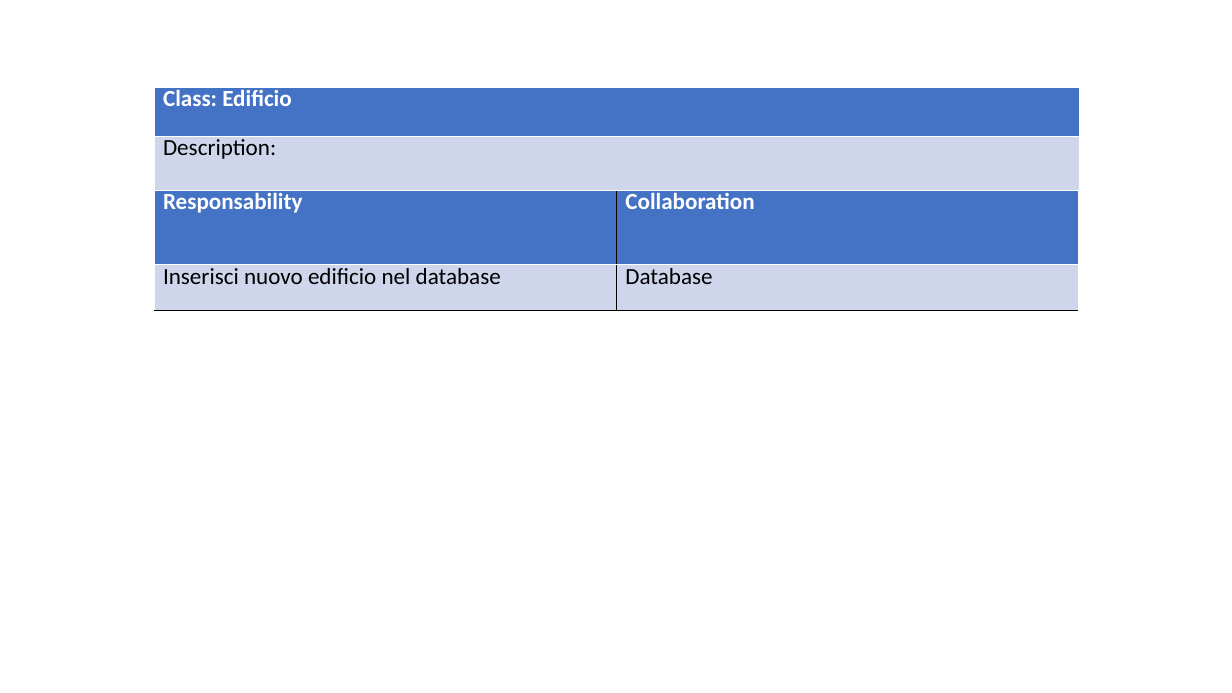
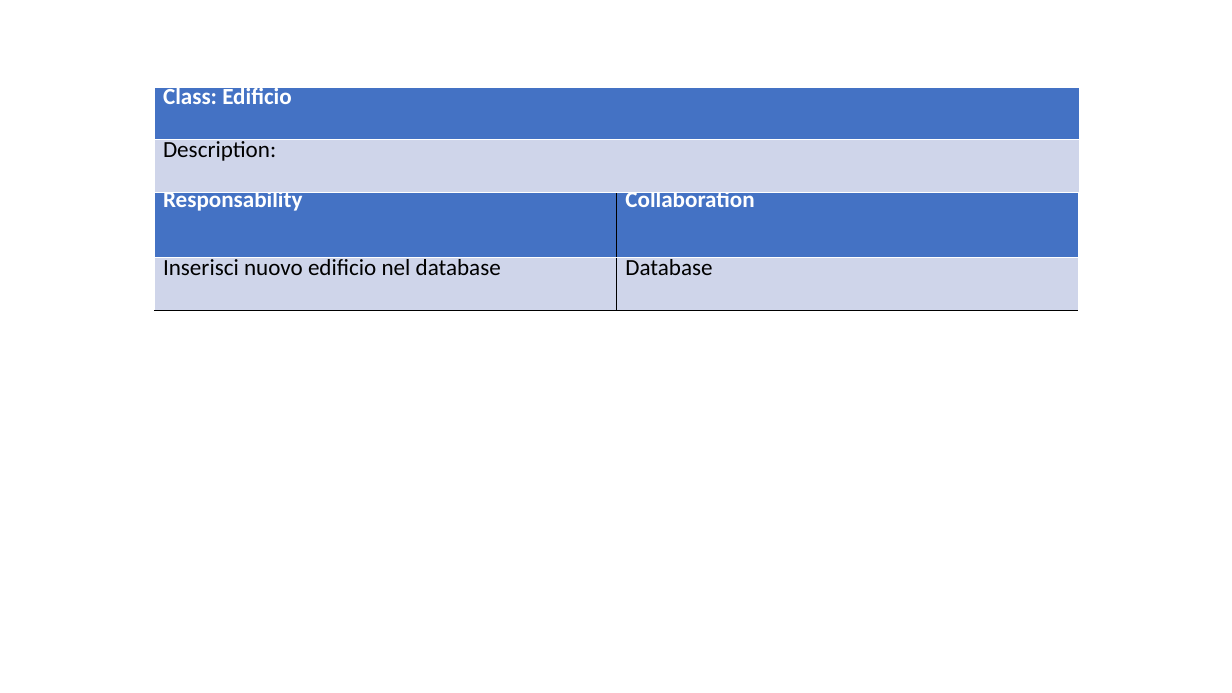
Before and after one commit to ecorradini/ProgettoIDS, a slide deck: slide 5 of AnalisiRequisiti/CRC/UT5/CRC_UT5.ppt (slide 4 before the commit). Drawn at 1232x693 pixels with LibreOffice and Linux fonts; fonts in the diff are those of the drawing. Boxes give left, top, right and bottom in pixels: in the first picture for what was removed or moved away, otherwise in the second. Text is boxed around its words. In the diff, an @@ line names an element or a change of style, - is before the commit and + after.

```diff
--- a/AnalisiRequisiti/CRC/UT5/CRC_UT5.ppt
+++ b/AnalisiRequisiti/CRC/UT5/CRC_UT5.ppt
@@ table at (x1=154, y1=87, x2=1079, y2=190) @@
@@ line spacing 0.69 to 0.58 @@
@@ table at (x1=154, y1=189, x2=1078, y2=309) @@
@@ line spacing 0.69 to 0.58 @@
```
Also in this commit, not shown: 8 other slides changed, 1 slide added, 9 other files.
